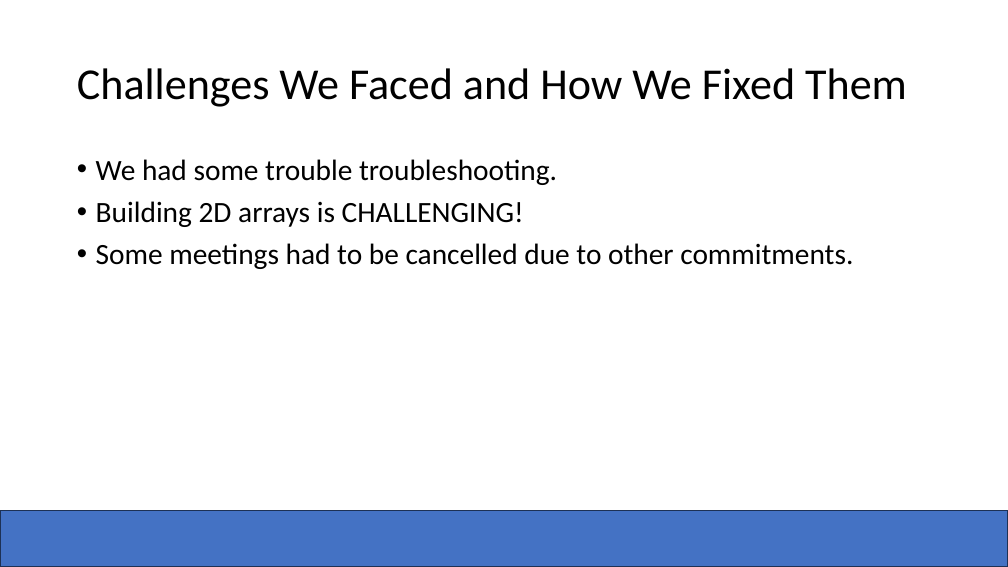
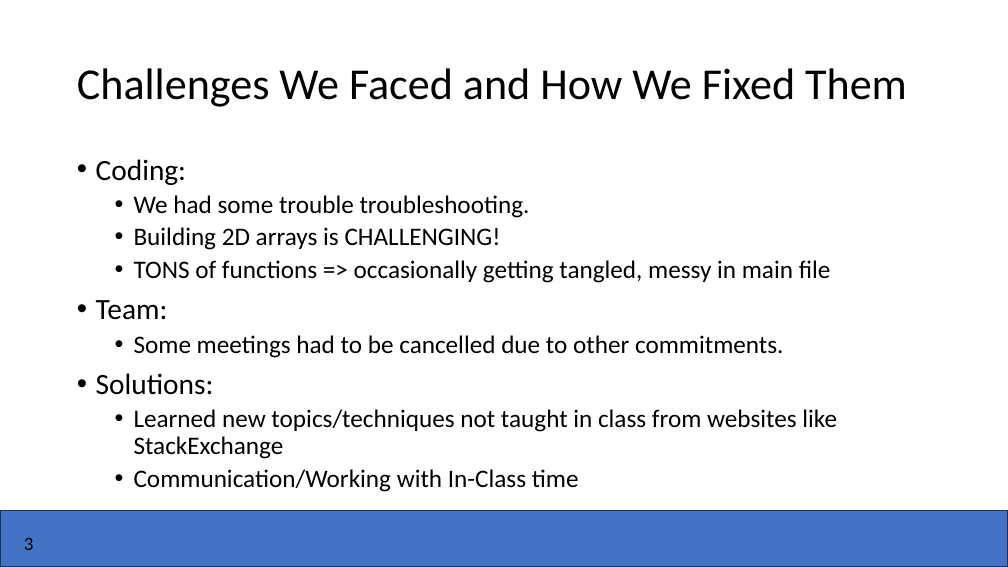
Before and after one commit to Zachadactyl/Connect-4_C, a slide deck: slide 3 of Four 2 Win.pptx. Drawn at 1008x567 pixels with LibreOffice and Linux fonts; fonts in the diff are those of the drawing; background and template pictures are left out. Boxes give left, top, right and bottom in pixels: in the first picture for what was removed or moved away, otherwise in the second. Text is boxed around its words. In the diff, an @@ line names an element or a change of style, - is before the commit and + after.

Commit message:
Formatting + Bullet points

```diff
--- a/Four 2 Win.pptx
+++ b/Four 2 Win.pptx
@@ text at <box>96,159,186,185</box>: paragraph added @@
+• Coding:
@@ text at <box>134,195,784,358</box>: size 28 to 24 pt in "We had some trouble troubleshooting.", "Building 2D arrays is CHALLENGING!", "Some meetings had to be cancelled due ..."; list level 1 to 2 in "We had some trouble troubleshooting."; list level 1 to 2 in "Building 2D arrays is CHALLENGING!"; list level 1 to 2 in "Some meetings had to be ..." @@
@@ text at <box>96,260,831,320</box>: paragraphs added @@
+  • TONS of functions => occasionally getting tangled, messy in main file
+• Team:
@@ text at <box>96,373,837,492</box>: paragraphs added @@
+• Solutions:
+  • Learned new topics/techniques not taught in class from websites like StackExchange
+  • Communication/Working with In-Class time
@@ text added at <box>24,538,34,550</box>, 18 pt, text #000000 @@
+3
```
Also in this commit, not shown: 6 other slides changed.
